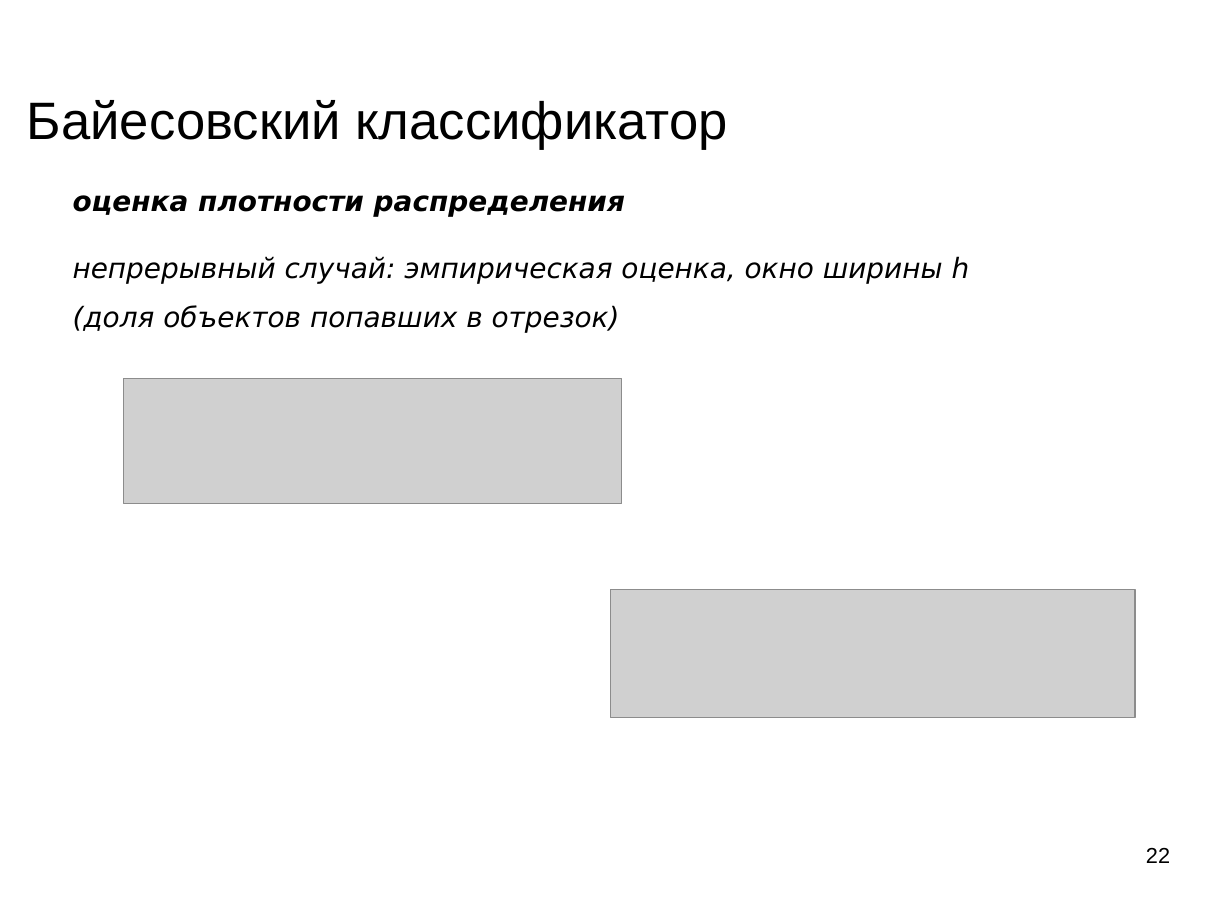
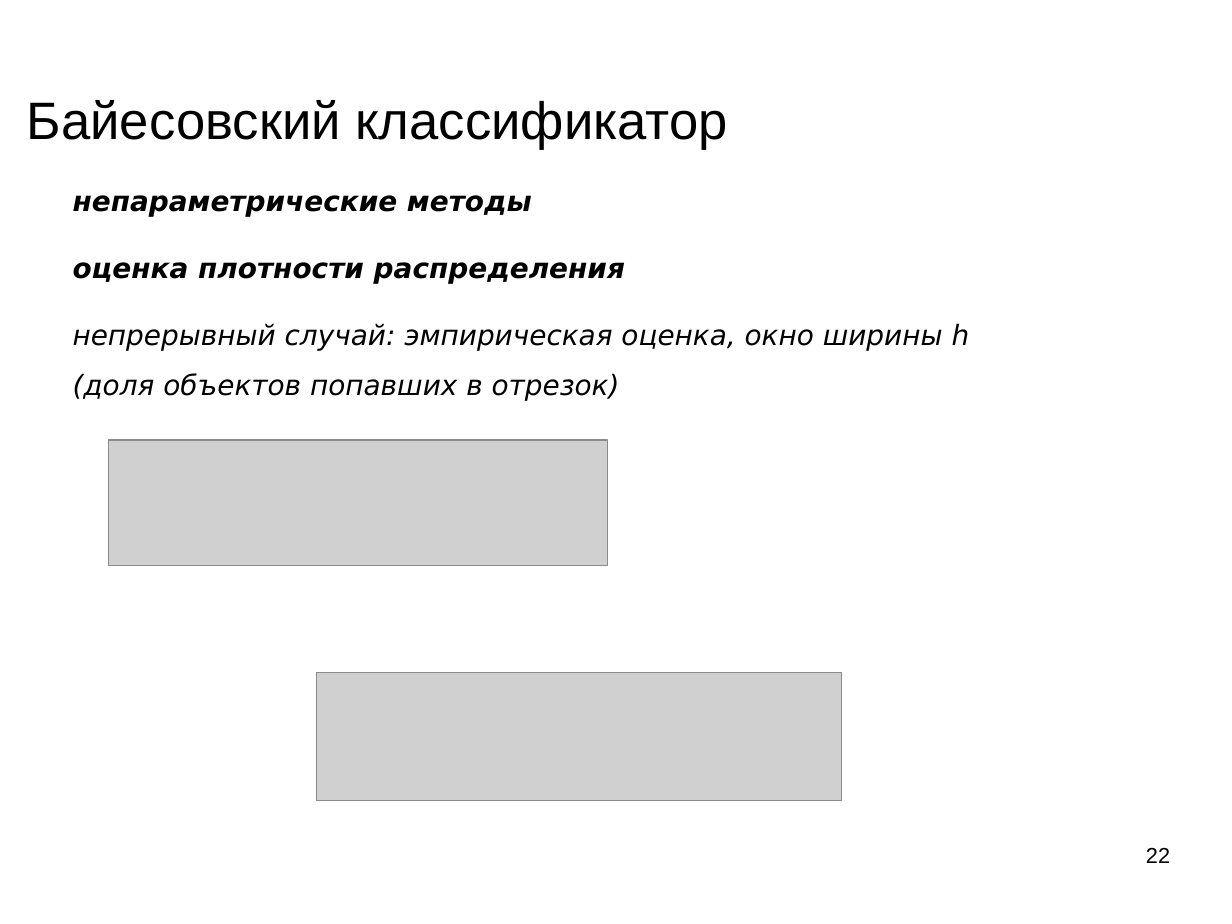
Before and after one commit to mechanoid5/ml_lectorium_legacy, a slide deck: slide 22 of 04-bayes.odp. Drawn at 1232x924 pixels with LibreOffice and Linux fonts; fonts in the diff are those of the drawing; grey boxes stand for pictures; background and template pictures are left out. Boxes give left, top, right and bottom in pixels: in the first picture for what was removed or moved away, otherwise in the second. Text is boxed around its words. In the diff, an @@ line names an element or a change of style, - is before the commit and + after.

```diff
--- a/04-bayes.odp
+++ b/04-bayes.odp
@@ text at <box>73,195,532,217</box>: paragraph added @@
+непараметрические методы
@@ picture: place and size @@
-picture at <box>123,379,622,504</box>
+picture at <box>108,440,607,566</box>
@@ picture: place and size @@
-picture at <box>610,590,1136,719</box>
+picture at <box>316,673,842,802</box>
```
Also in this commit, not shown: 10 other slides changed, 8 slides added, 2 slides removed, 5 other files.
